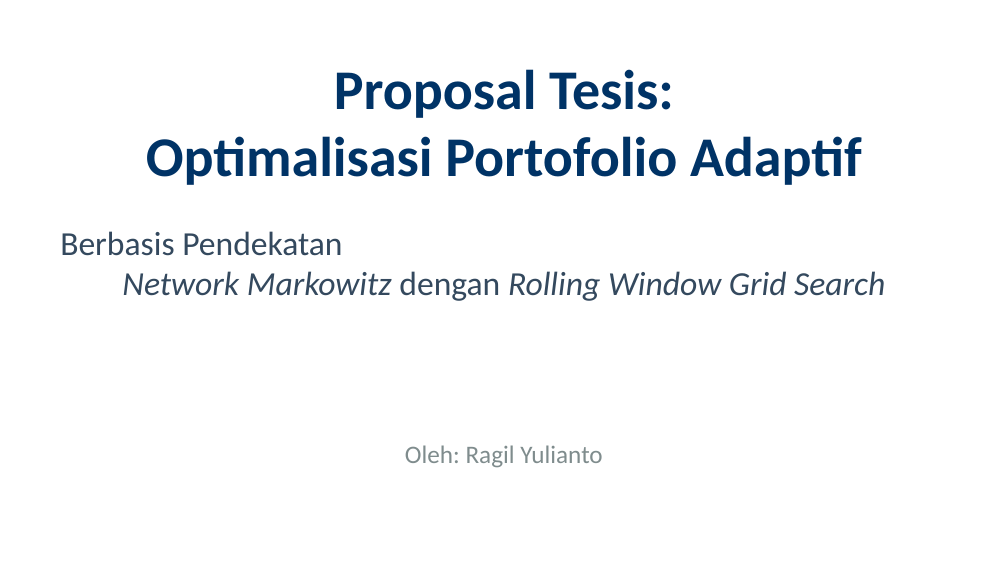
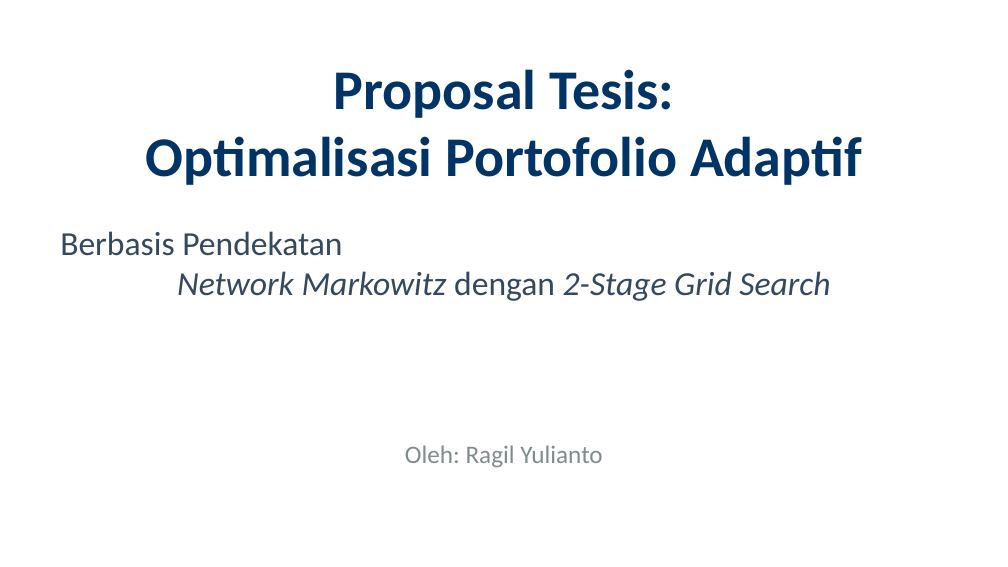
Before and after one commit to ragilrojo/RepoThesis, a slide deck: slide 1 of Presentasi_Proposal_Update.pptx. Drawn at 1008x567 pixels with LibreOffice and Linux fonts; fonts in the diff are those of the drawing. Boxes give left, top, right and bottom in pixels: in the first picture for what was removed or moved away, otherwise in the second. Text is boxed around its words. In the diff, an @@ line names an element or a change of style, - is before the commit and + after.

Commit message:
docs: update presentation title to 2-Stage Grid Search

```diff
--- a/Presentasi_Proposal_Update.pptx
+++ b/Presentasi_Proposal_Update.pptx
@@ text at box(60, 231, 830, 301): text changed @@
-Berbasis Pendekatan
-Network Markowitz dengan Rolling Window Grid Search
+Berbasis Pendekatan
+Network Markowitz dengan 2-Stage Grid Search
```
Also in this commit, not shown: 1 other file.
